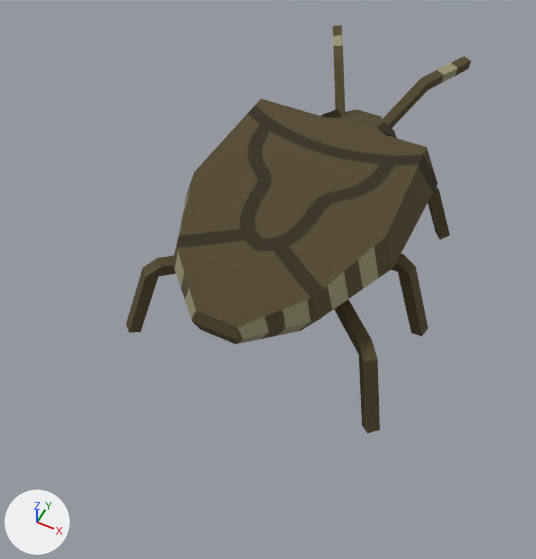
An edit to the FBX model Assets/Models/stinkbug.fbx, drawn before and after from the same camera.
Both versions are drawn from a 50 mm camera at (1.63, -3.87, 3.84) aimed at (-0.14, -0.33, -0.58). Every picture has the same lights, and +X, +Y and +Z are marked at lower left.

In view in the first picture: 'stinkbug'.
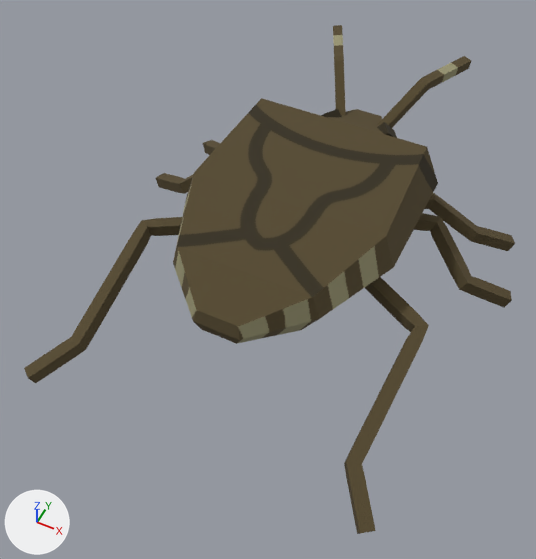
Changed parts and their boxes [x1, y1, x2, y2] in the pictures (536 x 559 px):
```json
{"object": "stinkbug", "change": "reshaped", "before": [126, 25, 471, 433], "after": [24, 25, 515, 534], "on screen": "42% wider, 25% taller"}
{"part": 1, "of": "me_cube_001", "change": "added", "after": [24, 217, 182, 383], "on screen": "brown"}
{"part": 2, "of": "me_cube_001", "change": "added", "after": [344, 277, 429, 534], "on screen": "brown"}
{"part": 3, "of": "me_cube_001", "change": "added", "after": [156, 173, 194, 194], "on screen": "brown"}
{"part": 4, "of": "me_cube_001", "change": "added", "after": [414, 213, 512, 307], "on screen": "brown"}
{"part": 5, "of": "me_cube_001", "change": "added", "after": [203, 140, 220, 155]}
{"part": 6, "of": "me_cube_001", "change": "added", "after": [425, 193, 515, 251], "on screen": "brown"}
{"part": 7, "of": "me_cube_001", "change": "cut back", "before": [126, 25, 471, 433], "after": [173, 25, 471, 344]}
```

Edits to the scene script, one JSON object a line:
```json
{"block": "me_cube_001", "where": "# used by ob_stinkbug; location = (0.0, 0.0, 0.0)"}
{"op": "remove", "block": "me_cube_001", "code": "me_cube_001.from_pydata(...)  # 255 vertices, 221 faces; spans x -1.12..1.12, y -1.38..2.05, z -0.97..0.35"}
{"op": "add", "block": "me_cube_001", "code": "me_cube_001.from_pydata(...)  # 671 vertices, 627 faces; spans x -1.65..1.65, y -1.92..2.05, z -0.73..0.34"}
{"block": "me_cube_001", "change": "me_cube_001 part 1: a new loose piece of 120 vertices spanning x -1.37..-0.04, y -1.92..0.09, z -0.73..-0.16, in mat_stinkbug (picture img_stinkbug_png)"}
{"block": "me_cube_001", "change": "me_cube_001 part 2: a new loose piece of 120 vertices spanning x 0.04..1.37, y -1.92..0.09, z -0.73..-0.16, in mat_stinkbug (picture img_stinkbug_png)"}
{"block": "me_cube_001", "change": "me_cube_001 part 3: a new loose piece of 80 vertices spanning x -1.65..-0.05, y 0.2..0.63, z -0.72..-0.15, in mat_stinkbug (picture img_stinkbug_png)"}
{"block": "me_cube_001", "change": "me_cube_001 part 4: a new loose piece of 80 vertices spanning x 0.05..1.65, y 0.2..0.63, z -0.72..-0.15, in mat_stinkbug (picture img_stinkbug_png)"}
{"block": "me_cube_001", "change": "me_cube_001 part 5: a new loose piece of 76 vertices spanning x -1.52..-0.04, y 0.36..1.09, z -0.72..-0.15, in mat_stinkbug (picture img_stinkbug_png)"}
{"block": "me_cube_001", "change": "me_cube_001 part 6: a new loose piece of 76 vertices spanning x 0.04..1.52, y 0.36..1.09, z -0.72..-0.15, in mat_stinkbug (picture img_stinkbug_png)"}
{"block": "me_cube_001", "change": "me_cube_001 part 7: 34 vertices moved within x -0.57..0.57, y 0.95..2.05, z -0.24..0.32; 221 vertices removed from x -1.12..1.12, y -1.38..2.04, z -0.97..0.35; 85 vertices added at x -0.84..0.84, y -1.37..2.05, z -0.28..0.34"}
```
